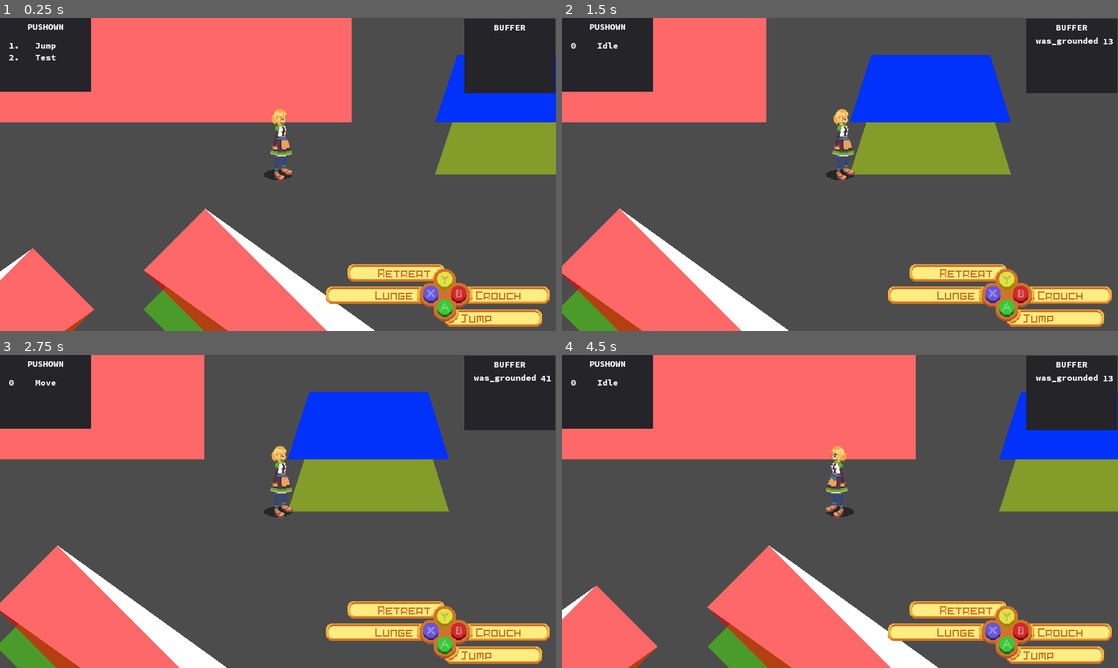
Above: before the commit, frames 1-4 (two rows, left to right).
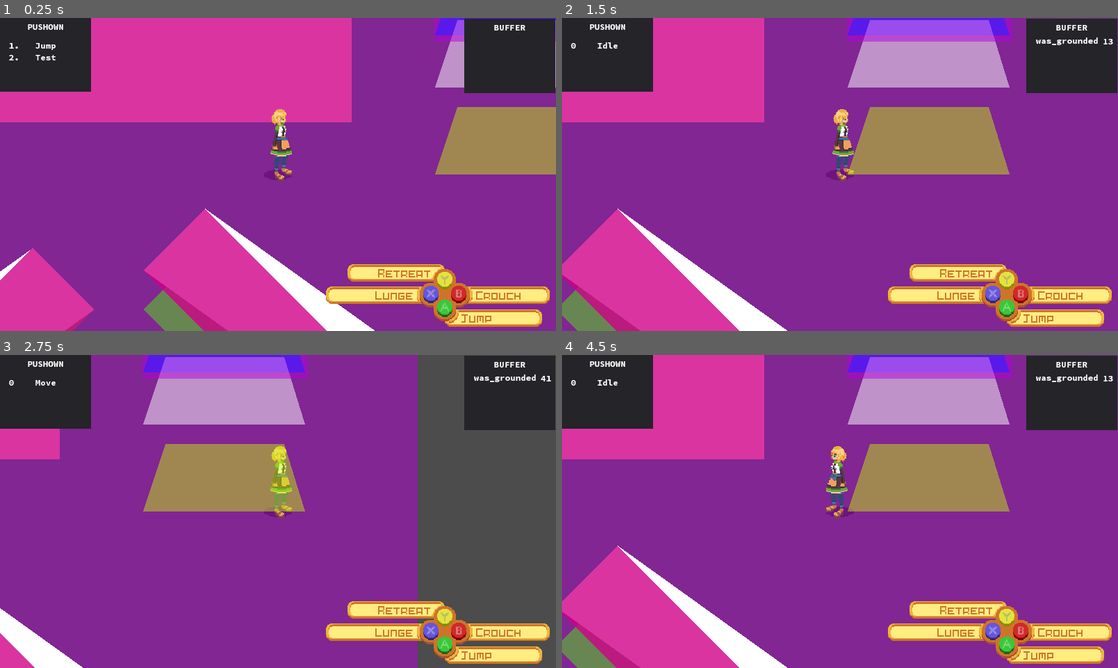
Above: after the commit, the same moments.

Repository: MTareqAzim/scratchpad
Game: Godot game, scene res://Scenes/World/World.tscn
The game is run twice, just before and just after one commit, with the same random seed, the same clock (stepped at 60 frames per second) and the same inputs.
Inputs (mouse positions are in pixels of both pictures, inside the frame that each line leads up to):
- Up to frame 1 (0.25 s): no input
- Up to frame 2 (1.5 s): tap Enter (ui_accept) at 0.5, 0.77 s; move the mouse to (962, 158) at 0.52 s; hold Right (ui_right) 0.53-1.25 s; click (962, 158) at 0.67 s; drag from (728, 190) to (917, 136) at 1.27 s
- Up to frame 3 (2.75 s): tap Enter (ui_accept) at 2 s; move the mouse to (333, 442) at 2.02 s; hold Right (ui_right) from 2.03 s (still down)
- Up to frame 4 (4.5 s): release Right (ui_right) at 2.75 s; drag from (812, 574) to (928, 452) at 2.77 s; tap Enter (ui_accept) at 3.5, 3.77 s; move the mouse to (1006, 558) at 3.52 s; hold Left (ui_left) 3.53-4.25 s; drag from (673, 464) to (1073, 452) at 4.27 s

The runs differ from the first frame. In frame 1, 86% of the frame differs, in the area x 0-100%, y 0-100%; in frame 2, 86%; in frame 3, 71%; in frame 4, 87%.

Commit message:
KinematicBody2P5D bumps head on ceiling now.

Diff:
--- a/Scenes/World/World.tscn
+++ b/Scenes/World/World.tscn
@@ -205,8 +205,7 @@
 cast_to = Vector2( -212.132, 152.132 )
 
 [node name="StaticSlope2P5D6" parent="DepthSorter" instance=ExtResource( 3 )]
-editor/display_folded = true
-position = Vector2( -40, 440 )
+position = Vector2( -54, 367 )
 _height = 60
 _width = 100
 _length = 300
@@ -259,10 +258,16 @@
 cast_to = Vector2( -212.132, -272.132 )
 
 [node name="StaticWall2P5D" parent="DepthSorter" instance=ExtResource( 5 )]
-position = Vector2( 830, 430 )
-_height = 60
+position = Vector2( 830, 330 )
+_z_pos = -100
+_height = 60
+
+[node name="DistToGround" parent="DepthSorter/StaticWall2P5D" index="0"]
+visible = true
+cast_to = Vector2( 0, 100 )
 
 [node name="GroundShape" parent="DepthSorter/StaticWall2P5D" index="1"]
+position = Vector2( 0, 100 )
 polygon = PoolVector2Array( -51, -34, 86, -34, 110, 44, -76, 44 )
 
 [node name="TopShape" parent="DepthSorter/StaticWall2P5D" index="2"]
--- a/Utils/Composite Polygon 2D/composite_polygon_2d.gd
+++ b/Utils/Composite Polygon 2D/composite_polygon_2d.gd
@@ -6,8 +6,8 @@
 
 
 func _ready() -> void:
-	if Engine.editor_hint:
-		_visualize_components()
+	#if Engine.editor_hint:
+	_visualize_components()
 
 
 func get_class() -> String:
--- a/Utils/Geometry 2D/geometry_2d.gd
+++ b/Utils/Geometry 2D/geometry_2d.gd
@@ -90,13 +90,28 @@
 	return points
 
 
-static func point_on_segment_2d(point: Vector2, from: Vector2, to: Vector2) -> bool:
+static func point_on_segment_2d(point: Vector2, from: Vector2, to: Vector2, error: Vector2) -> bool:
 	var point_on_segment = false
 	var closest_point = Geometry.get_closest_point_to_segment_2d(point, from, to)
-	if closest_point.round() == point.round():
+	if vector_within_error(point.round(), closest_point.round(), error):
 		point_on_segment = true
 
 	return point_on_segment
+
+
+static func vector_within_error(point: Vector2, comparison: Vector2, error: Vector2) -> bool:
+	var x_within = false
+	var y_within = false
+	var within_error = false
+
+	if point.x <= comparison.x + error.x and point.x >= comparison.x - error.x:
+		x_within = true
+
+	if point.y <= comparison.y + error.y and point.y >= comparison.y - error.y:
+		y_within = true
+
+	within_error = x_within and y_within
+	return within_error
 
 
 static func in_front_of(polygon: Array, comparison: Array) -> bool:
@@ -110,7 +125,8 @@
 			var intersection = Geometry.segment_intersects_segment_2d(point, point_to_inf,
 									comparison[comparison_index], comparison[comparison_index_next])
 			if intersection:
-				if not point_on_segment_2d(point, comparison[comparison_index], comparison[comparison_index_next]):
+				var error = Vector2(2, 2)
+				if not point_on_segment_2d(point, comparison[comparison_index], comparison[comparison_index_next], error):
 					intersection_occured = true
 
 		if intersection_occured:
@@ -125,7 +141,8 @@
 			var intersection = Geometry.segment_intersects_segment_2d(point, point_to_neg_inf,
 									polygon[polygon_index], polygon[polygon_index_next])
 			if intersection:
-				if not point_on_segment_2d(point, polygon[polygon_index], polygon[polygon_index_next]):
+				var error = Vector2(2, 2)
+				if not point_on_segment_2d(point, polygon[polygon_index], polygon[polygon_index_next], error):
 					intersection_occured = true
 
 		if intersection_occured:
--- a/Utils/Physics Bodies/kinematic_body_2p5d.gd
+++ b/Utils/Physics Bodies/kinematic_body_2p5d.gd
@@ -5,7 +5,7 @@
 onready var _ready := true
 onready var _base_shape : Polygon2D = $BaseShape
 
-const SKIN_WIDTH := 1
+const SKIN_WIDTH := 2
 const BASE_SKIN_RADIUS := 8
 const VOLUME_SKIN_WIDTH := 5
 const FLOOR_SKIN_RADIUS := 15
@@ -16,11 +16,12 @@
 export (int) var _height := 0 setget set_height, get_height
 export (int) var _z_pos := 0 setget set_z_pos, get_z_pos
 
-var STEP_HEIGHT_LIMIT := 10
+var STEP_HEIGHT_LIMIT := 5
 
 var _velocity := Vector3() setget set_velocity, get_velocity
 
 func _physics_process(delta: float) -> void:
+	_velocity = _collide_with_ceiling(_velocity, delta)
 	_velocity = _apply_gravity(_velocity, delta)
 	_velocity = _clamp_velocity(_velocity)
 
@@ -225,8 +226,9 @@
 
 	for floor_pos in _get_floor_positions(delta_movement):
 		var dist_to_floor = floor_pos - _z_pos
-		if abs(dist_to_floor) < abs(closest_floor_dist):
-			closest_floor_dist = dist_to_floor
+		if dist_to_floor < closest_floor_dist:
+			if dist_to_floor >= 0:
+				closest_floor_dist = dist_to_floor
 
 	if (delta_movement.z > 0) and (delta_movement.z > closest_floor_dist):
 		delta_movement.z = closest_floor_dist
@@ -267,6 +269,27 @@
 	return collision_points
 
 
+func _collide_with_ceiling(velocity: Vector3, delta: float) -> Vector3:
+	var new_velocity = velocity
+	var delta_movement = (velocity * delta).round()
+	var delta_movement_2d = Vector2(delta_movement.x, delta_movement.y)
+
+	for collision in get_overlapping_areas():
+		var collision_z_pos = collision.get_z_pos()
+		var collision_transform = collision.get_base_transform()
+		var future_z_pos = _z_pos + delta_movement.z
+		var future_top_z_pos = future_z_pos - _height
+		var height_diff = collision_z_pos - _z_pos
+
+		if future_top_z_pos <= collision_z_pos and future_top_z_pos > collision_z_pos - collision.get_height():
+				for collision_shape in collision.get_base_shapes(collision_z_pos):
+					var collision_points = _get_base_collision_points(Vector2(), collision_shape, collision_transform, height_diff)
+					if collision_points.size() > 2:
+						new_velocity = Vector3(velocity.x, velocity.y, 0)
+
+	return new_velocity
+
+
 func _handle_wall_collisions(delta_movement: Vector3, delta: float) -> Vector3:
 	for collision in get_overlapping_areas():
 		var collision_z_pos = collision.get_z_pos()
--- a/Utils/Physics Bodies/physics_body_2p5d.gd
+++ b/Utils/Physics Bodies/physics_body_2p5d.gd
@@ -50,7 +50,7 @@
 		else:
 			lowest_common_z_pos = other_z_pos
 			var position_2d = Vector2(body.get_global_pos().x, body.get_global_pos().y + body.get_z_pos())
-			if lowest_common_z_pos <= get_top_z_pos([position_2d]):
+			if lowest_common_z_pos < get_top_z_pos([position_2d]):
 				below = true
 
 		var depth_slice = []
@@ -58,7 +58,7 @@
 		if above:
 			other_depth_slice = body.get_depth_slice(body.get_top_z_pos([global_position]))
 		elif below:
-			depth_slice = get_depth_slice(get_top_z_pos([global_position]))
+			depth_slice = get_depth_slice(body.get_top_z_pos([body.global_position]))
 
 		if depth_slice == []:
 			depth_slice = get_depth_slice(lowest_common_z_pos)
@@ -90,7 +90,7 @@
 func get_depth_slice(z_pos: int) -> Array:
 	var slice = []
 
-	if z_pos <= get_z_pos() or z_pos >= get_z_pos() - get_height():
+	if z_pos <= get_z_pos() and z_pos >= get_z_pos() - get_height():
 		var base_shapes = get_base_shapes(z_pos)
 		for shape in base_shapes:
 			for point in shape:
